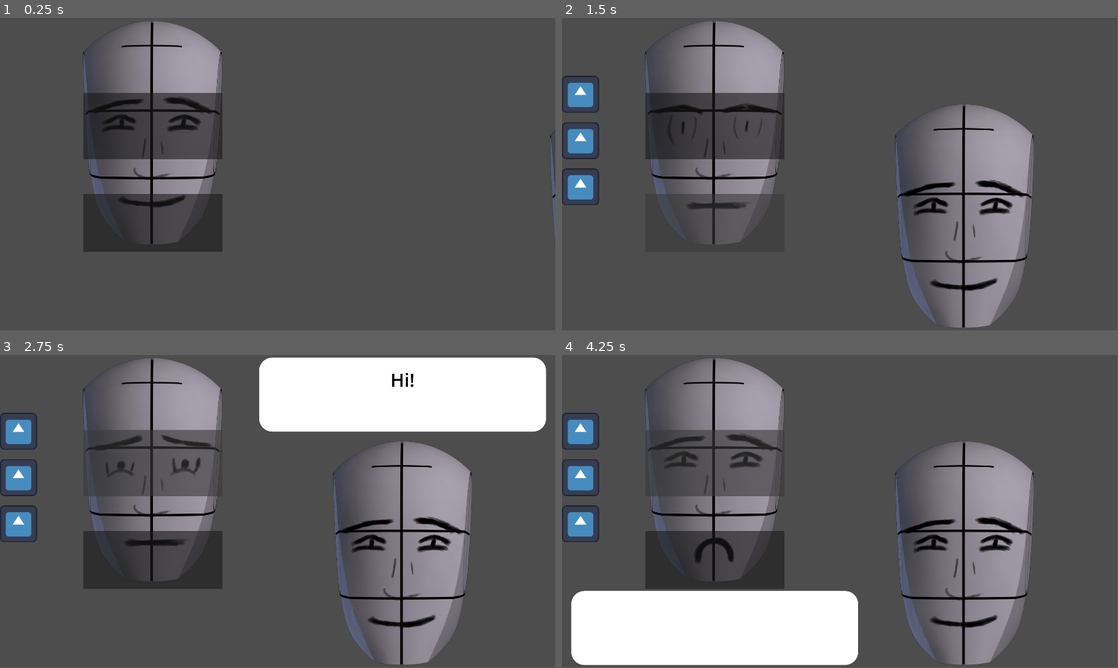
Above: before the commit, frames 1-4 (two rows, left to right).
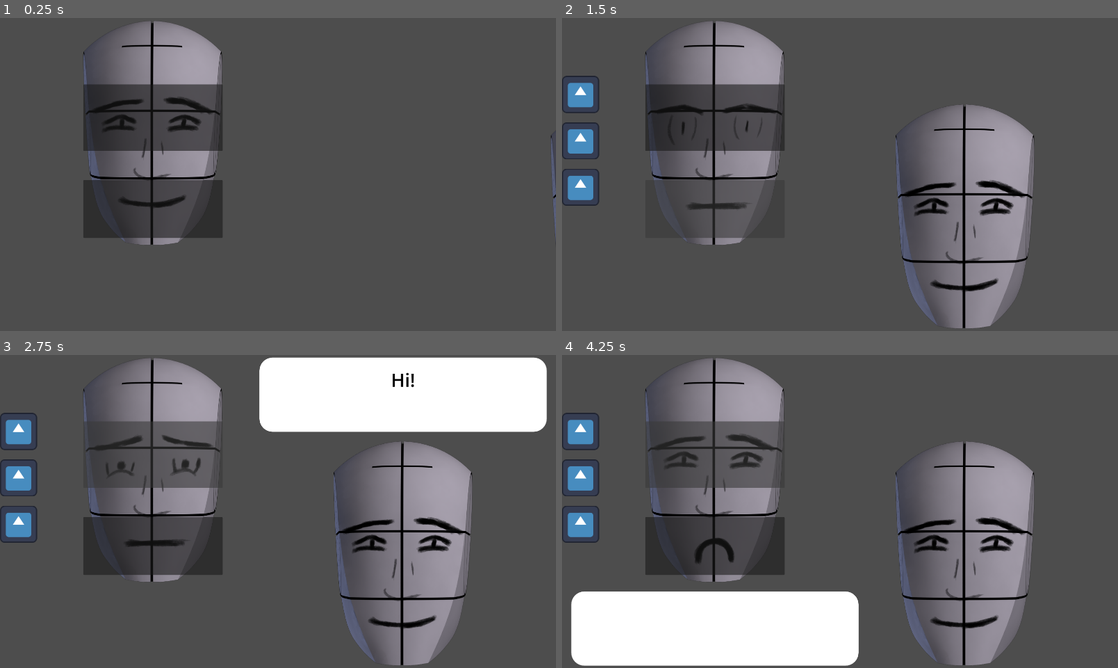
Above: after the commit, the same moments.

Repository: njamster/masking
Game: Godot game, scene res://levels/level_01.tscn
The game is run twice, just before and just after one commit, with the same random seed, the same clock (stepped at 60 frames per second) and the same inputs. The engine's default icon, where the game draws it, is replaced by a stand-in: a white triangle on a blue panel in a dark square.
Inputs (mouse positions are in pixels of both pictures, inside the frame that each line leads up to; where the layout moved, square brackets give the same spot in the first picture):
- Up to frame 1 (0.25 s): no input
- Up to frame 2 (1.5 s): click (712, 118) [712, 127] at 0.5 s; click (712, 208) [712, 221] at 1.25 s
- Up to frame 3 (2.75 s): click (150, 455) [150, 464] at 2 s
- Up to frame 4 (4.25 s): click (712, 545) [712, 558] at 2.75 s; click (712, 455) [712, 464] at 3.5 s
The window is 799x449 before the commit and 800x450 after it. Grey fills any space a smaller window leaves; there, only what the larger window draws over its background counts as a difference.

The runs differ from the first frame. In frame 1, 3.8% of the frame differs, in the area x 15-100%, y 1-75%; in frame 2, 3.6%; in frame 3, 4.8%; in frame 4, 4.9%, in the area x 0-85%, y 1-100%.

Commit message:
Enable viewport mode
... and adjust the spacing of the facial features.

Diff:
--- a/face/face.gd
+++ b/face/face.gd
@@ -39,7 +39,6 @@
 			$Eyes.texture = EYES_SAD
 		EYES_SAD:
 			$Eyes.texture = EYES_HAPPY
-	$ChangeMouth.pressed.connect(_change_mouth)
 
 
 func _change_mouth() -> void:
--- a/face/face.tscn
+++ b/face/face.tscn
@@ -63,9 +63,9 @@
 anchor_left = 0.5
 anchor_right = 0.5
 offset_left = -240.5
-offset_top = 250.0
+offset_top = 220.0
 offset_right = 240.5
-offset_bottom = 480.0
+offset_bottom = 450.0
 grow_horizontal = 2
 
 [node name="ChangeMouth" type="Button" parent="." unique_id=433537918]
@@ -74,7 +74,7 @@
 anchor_left = 0.5
 anchor_right = 0.5
 offset_left = -240.5
-offset_top = 600.0
+offset_top = 550.0
 offset_right = 240.5
-offset_bottom = 800.0
+offset_bottom = 750.0
 grow_horizontal = 2
--- a/project.godot
+++ b/project.godot
@@ -20,6 +20,7 @@
 window/size/viewport_width=1920
 window/size/viewport_height=1080
 window/size/mode=4
+window/stretch/mode="viewport"
 
 [physics]
 
